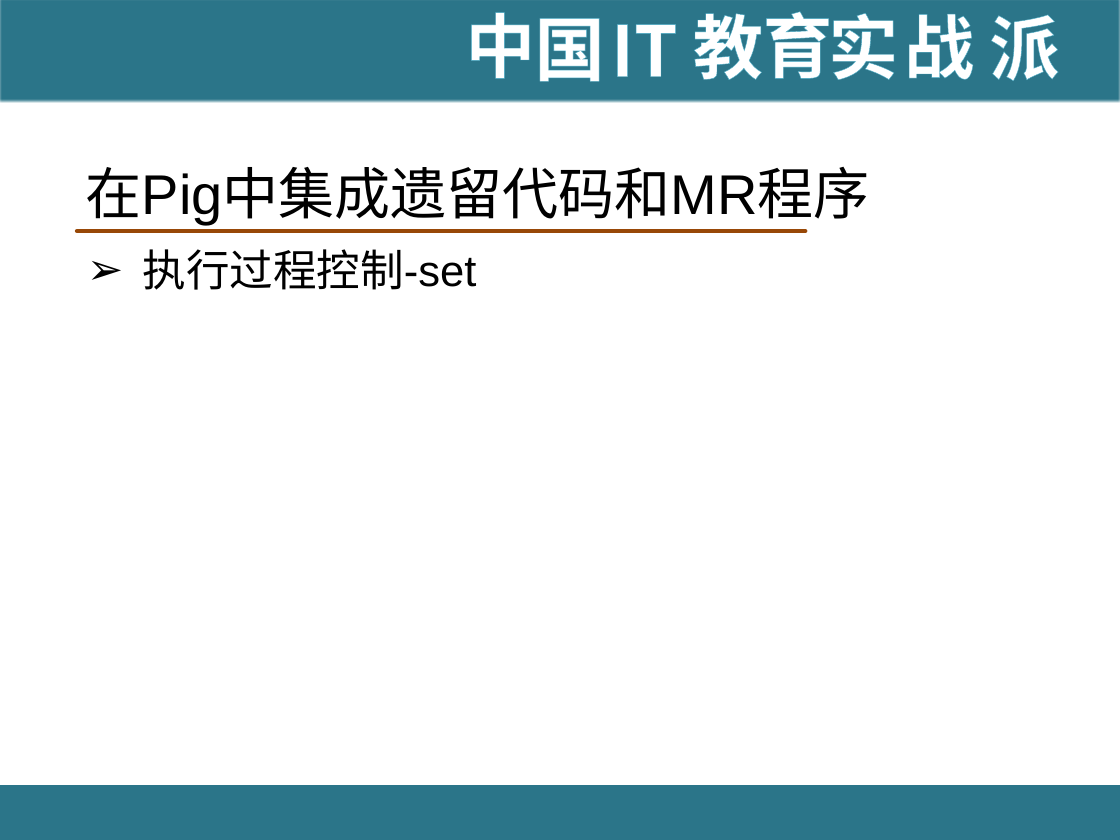
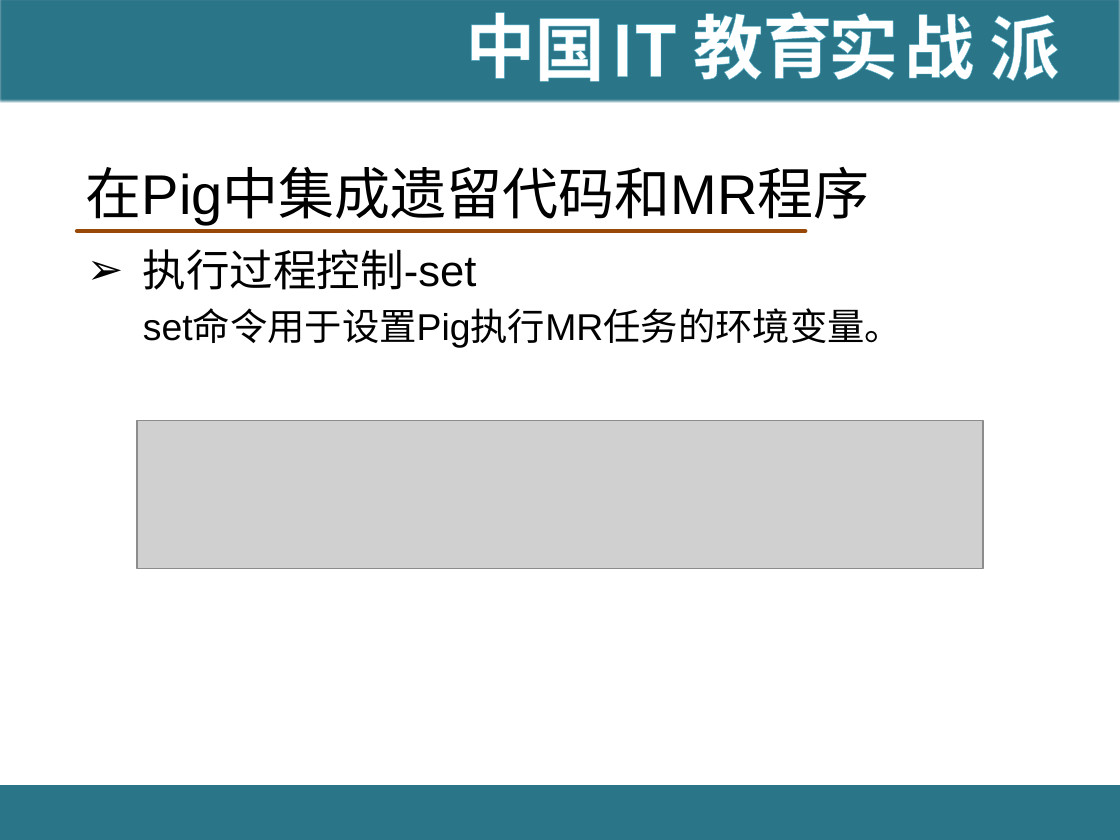
Before and after one commit to hanningxiao/BigData, a slide deck: slide 96 of [IT18掌www.it18zhang.com]Pig.pptx (slide 97 before the commit). Drawn at 1120x840 pixels with LibreOffice and Linux fonts; fonts in the diff are those of the drawing; grey boxes stand for pictures; background and template pictures are left out. Boxes give left, top, right and bottom in pixels: in the first picture for what was removed or moved away, otherwise in the second. Text is boxed around its words. In the diff, an @@ line names an element or a change of style, - is before the commit and + after.

```diff
--- a/[IT18掌www.it18zhang.com]Pig.pptx
+++ b/[IT18掌www.it18zhang.com]Pig.pptx
@@ text at [143, 311, 902, 348]: paragraph added @@
+  set命令用于设置Pig执行MR任务的环境变量。
@@ picture added at [137, 421, 982, 569] @@
```
Also in this commit, not shown: 13 other slides changed, 1 slide added, 3 slides removed.
